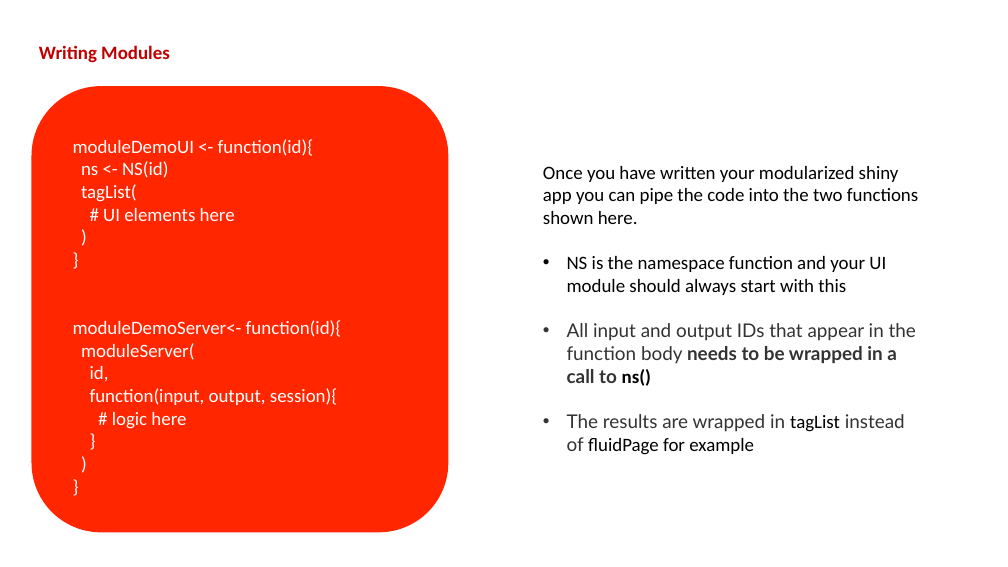
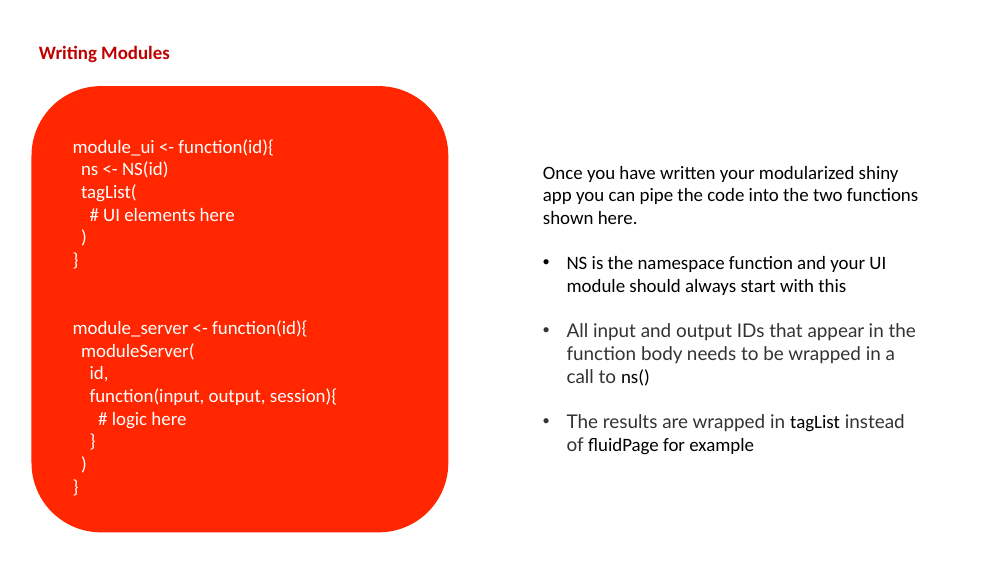
Before and after one commit to BHFDSC/cvd-covid-tre-dashboard, a slide deck: slide 2 of BHF_Dashboards/BHF_DSC_TRE_External_Dashboard/Dev/Modules Example.pptx. Drawn at 1008x567 pixels with LibreOffice and Linux fonts; fonts in the diff are those of the drawing. Boxes give left, top, right and bottom in pixels: in the first picture for what was removed or moved away, otherwise in the second. Text is boxed around its words. In the diff, an @@ line names an element or a change of style, - is before the commit and + after.

```diff
--- a/BHF_Dashboards/BHF_DSC_TRE_External_Dashboard/Dev/Modules Example.pptx
+++ b/BHF_Dashboards/BHF_DSC_TRE_External_Dashboard/Dev/Modules Example.pptx
@@ text at [73, 139, 274, 156]: text changed @@
-moduleDemoUI <- function(id){
+module_ui <- function(id){
@@ text at [73, 320, 308, 337]: text changed @@
-moduleDemoServer<- function(id){
+module_server <- function(id){
@@ text at [567, 323, 916, 386]: bold off in "needs to be wrapped in a call ..." @@
```
Also in this commit, not shown: 1 other slide changed, 1 slide removed, 11 other files.
